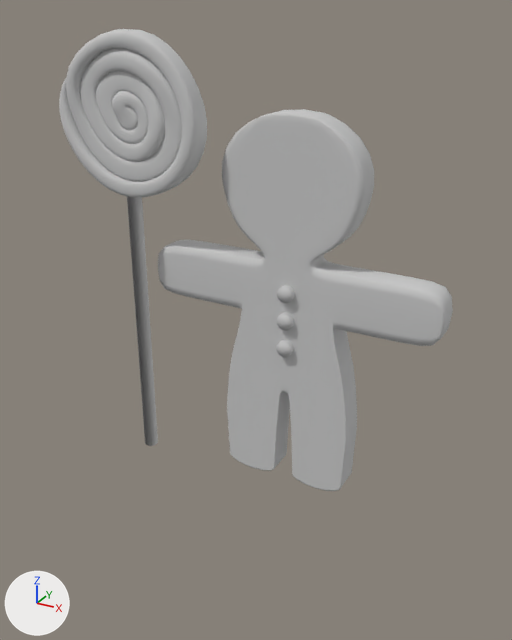
A saved change to the FBX model Assets/Art/Character/Ginger Cookie/Ginger Cookie.fbx.
One viewpoint serves both versions: a camera (50 mm lens) standing at (0.91, -1.88, 1.51) and looking at (-0.15, 0.04, 0.55). Arrows for +X, +Y and +Z are at lower left; the lights stay in place. Where no turn or scale is listed for an object, it has been applied to the vertices. Vertices at the same position are counted once.

In view in the first picture: 'Cookie'.
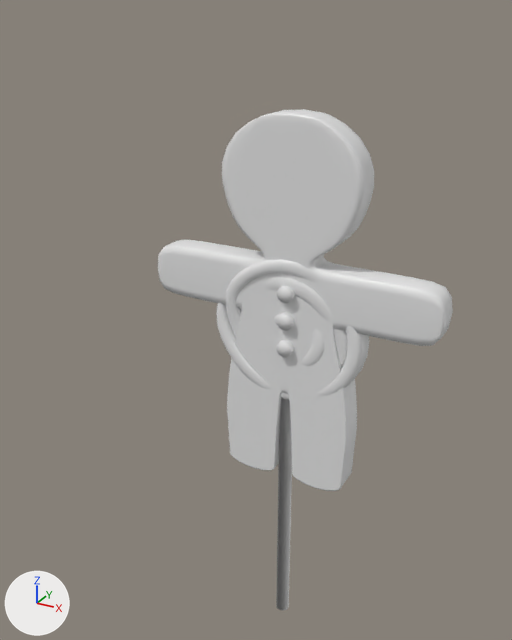
The newer file is also turned or shifted as a whole; pictures and numbers use the older file's frame.

Where the change shows, as pixel boxes [x1, y1, x2, y2] in the pictures (512 x 640 px):
'Cookie', reshaped (25% narrower, 17% shorter): before [59, 29, 453, 491]; after [158, 109, 453, 491]
'Candy', added: after [216, 259, 369, 611]
part 1 of me_mesh, deleted: before [59, 29, 207, 197]
part 2 of me_mesh, deleted: before [126, 179, 158, 446]
part 3 of me_mesh, recoloured: [158, 109, 453, 491] in both

The change, as a list of edits to the scene's bpy script:
```text
Add mat_material:
    mat_material = principled_material('Material')
    mat_material.base_color = (0.8, 0.8, 0.8)  # white #e7e7e7
    mat_material.roughness = 0.4
Change me_mesh:
    used by ob_cookie; location = (0.0, 0.0, -0.003)
    remove me_mesh.from_pydata(...)  # 6092 vertices, 6199 faces; spans x -0.785..0.495, y -0.125..0.074, z 0.0..1.451
    add me_mesh.from_pydata(...)  # 2172 vertices, 2260 faces; spans x -0.495..0.495, y -0.043..0.074, z 0.0..1.239
    me_mesh part 1: the loose piece of 3886 vertices spanning x -0.785..-0.26, y -0.125..-0.024, z 0.952..1.451 is deleted
    me_mesh part 2: the loose piece of 34 vertices spanning x -0.553..-0.505, y -0.099..-0.051, z 0.009..1.03 is deleted
    me_mesh part 3: 2260 faces spanning x -0.495..0.495, y -0.043..0.074, z 0.0..1.239 switch from mat_01___default (light grey #cacaca) to mat_material (white #e7e7e7)
Add me_mesh_004:
    me_mesh_004.from_pydata(...)  # 3920 vertices, 3939 faces; spans x -0.266..0.258, y -0.051..0.051, z -1.184..0.258
    me_mesh_004.materials.append(mat_material)  # white #e7e7e7
Add ob_candy:
    ob_candy = bpy.data.objects.new('Candy', me_mesh_004)
    ob_candy.location = (0.001, 0.015, 0.548)
```
